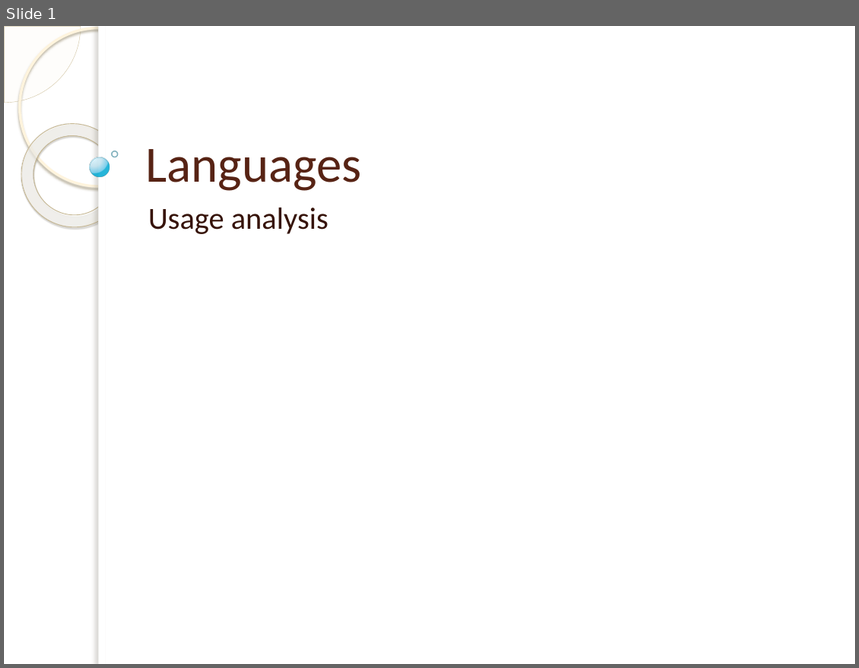
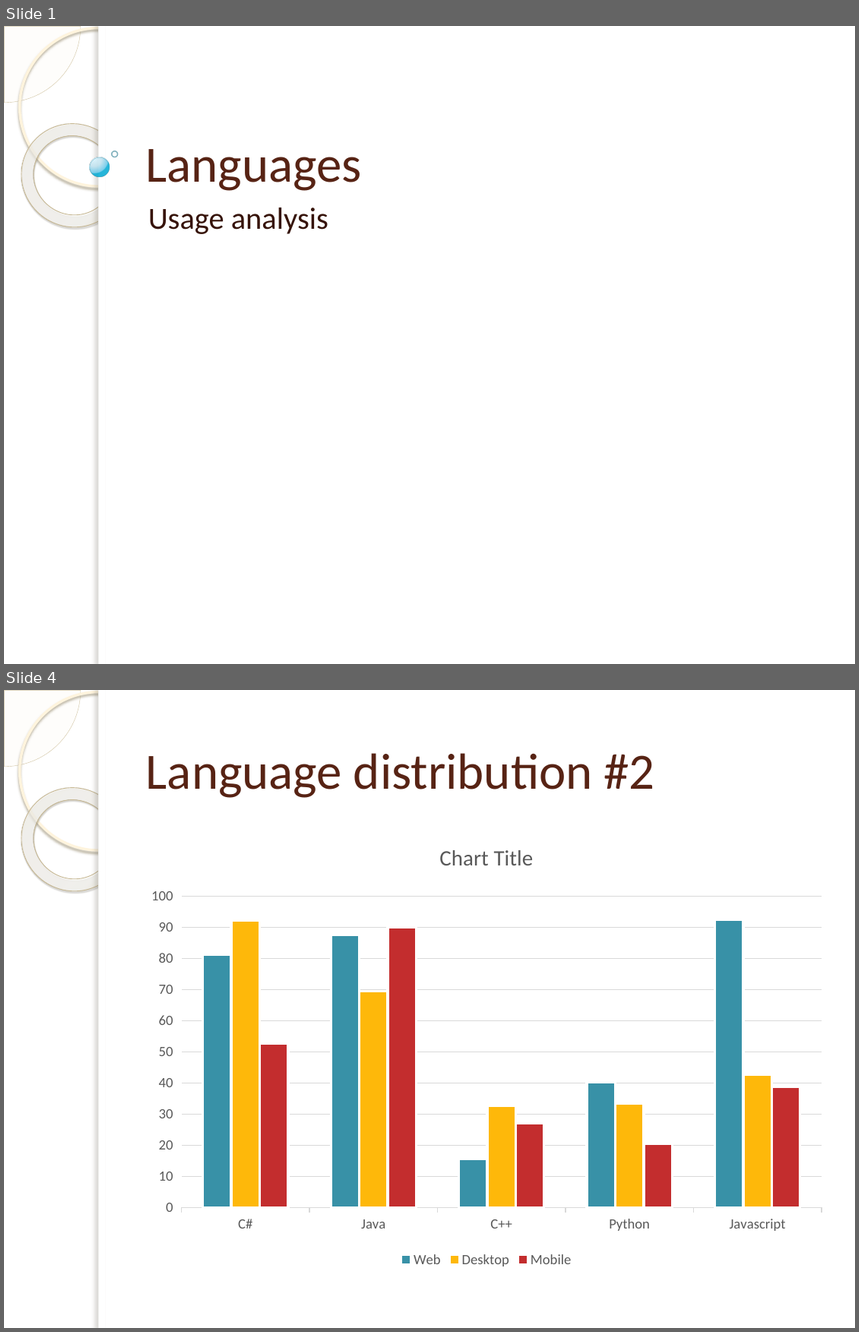
Before and after one commit to ngs-doo/TemplaterExamples, a slide deck: Intermediate/SharedCharts/result.pptx. Shown one above the other, each under a label of ours: slide 1 before the commit, slides 1 and 4 after it; the slides between them are not shown. The pictures are 859x668 and 859x1332 pixels, drawn with LibreOffice and Linux fonts; fonts in the diff are those of the drawing; background and template pictures are left out. Boxes give left, top, right and bottom in pixels: in the first picture for what was removed or moved away, otherwise in the second. Text is boxed around its words. In the diff, an @@ line names an element or a change of style, - is before the commit and + after.

```diff
--- a/Intermediate/SharedCharts/result.pptx
+++ b/Intermediate/SharedCharts/result.pptx
@@ slide 4 added at box(4, 690, 855, 1328), background picture (left out); not listed: 5 template elements that a slide beside it also shows @@
@@ title added at box(146, 753, 655, 798), 43 pt, text #572314 @@
+Language distribution #2
@@ column chart added at box(138, 825, 835, 1271) @@
+categories: C#, Java, C++, Python, Javascript
+Web: 81, 87, 16, 40, 93
+Desktop: 92, 69, 33, 33, 43
+Mobile: 53, 90, 27, 20, 39
```
Also in this commit, not shown: 2 slides changed, 45 other files.
